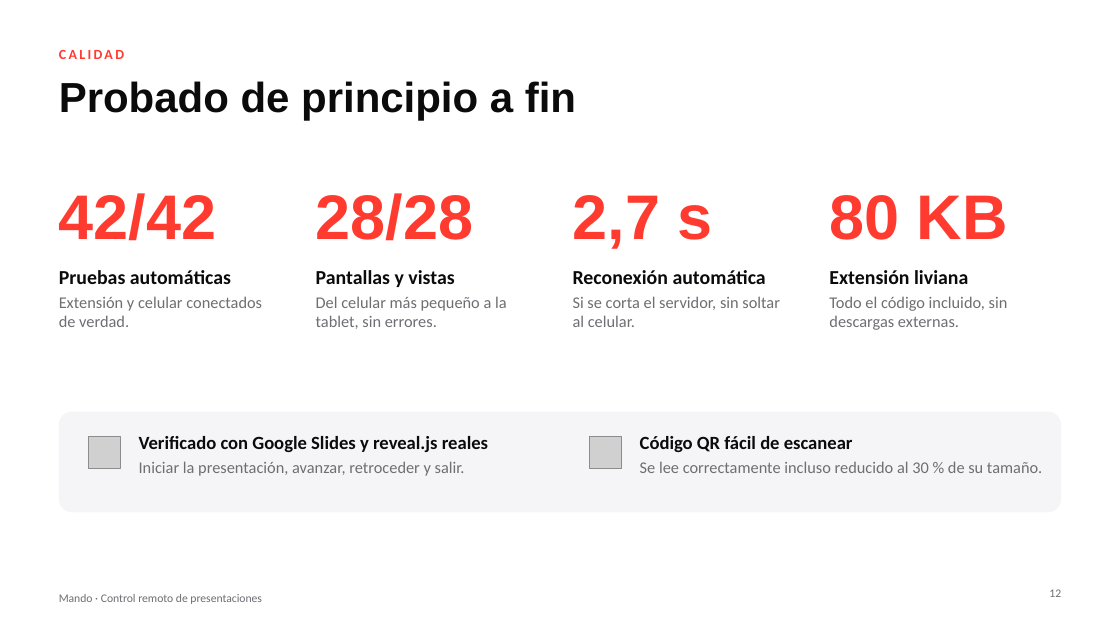
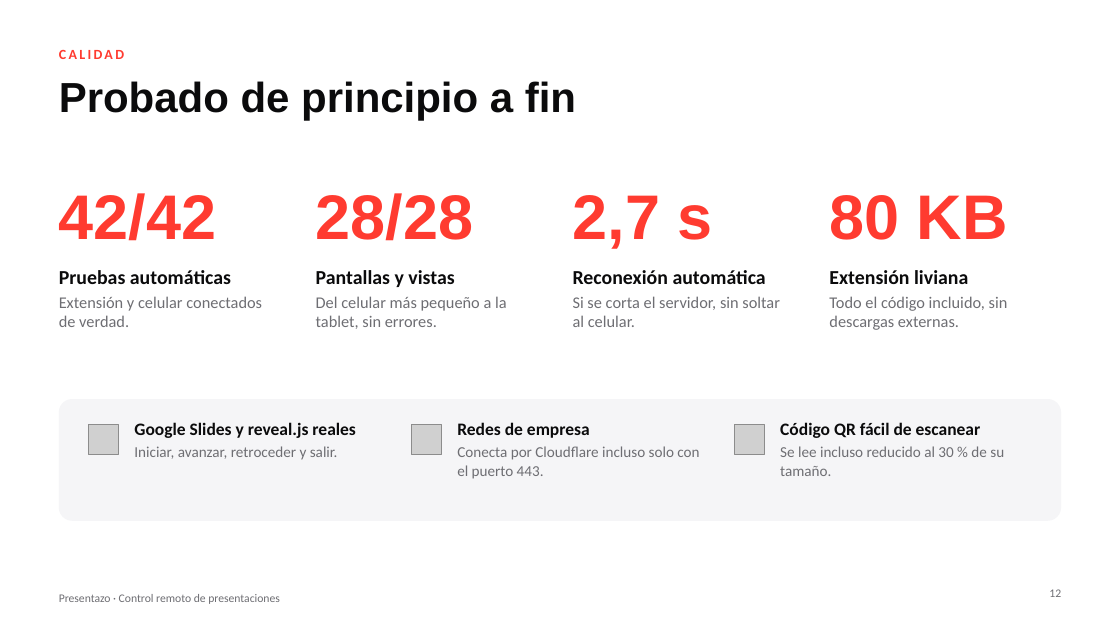
Before and after one commit to mjmc4498/mando, a slide deck: slide 12 of presentacion/mando.pptx. Drawn at 1120x630 pixels with LibreOffice and Linux fonts; fonts in the diff are those of the drawing; grey boxes stand for pictures. Boxes give left, top, right and bottom in pixels: in the first picture for what was removed or moved away, otherwise in the second. Text is boxed around its words. In the diff, an @@ line names an element or a change of style, - is before the commit and + after.

```diff
--- a/presentacion/mando.pptx
+++ b/presentacion/mando.pptx
@@ rounded rectangle: place and size @@
-rounded rectangle at bbox=[59, 412, 1061, 513]
+rounded rectangle at bbox=[59, 399, 1061, 521]
@@ rounded rectangle at bbox=[59, 399, 1061, 521]: proportions changed @@
@@ text "Código QR fácil de escanear": place and size @@
-text "Código QR fácil de escanear" at bbox=[640, 436, 1042, 473]
+text "Código QR fácil de escanear" at bbox=[780, 422, 1004, 476]
@@ picture: place and size @@
-picture at bbox=[88, 437, 120, 469]
+picture at bbox=[88, 424, 118, 455]
@@ text at bbox=[134, 422, 356, 460]: text changed; size 14 to 13 pt @@
-Verificado con Google Slides y reveal.js reales
-Iniciar la presentación, avanzar, retroceder y salir.
+Google Slides y reveal.js reales
+Iniciar, avanzar, retroceder y salir.
@@ picture: place and size @@
-picture at bbox=[590, 437, 622, 469]
+picture at bbox=[411, 424, 441, 455]
@@ text added at bbox=[457, 422, 699, 479], 13 pt, text #6E6E73 @@
+Redes de empresa
+Conecta por Cloudflare incluso solo con el puerto 443.
@@ picture added at bbox=[734, 424, 765, 455] @@
@@ text at bbox=[780, 446, 1004, 476]: text changed; size 14 to 13 pt @@
-Se lee correctamente incluso reducido al 30 % de su tamaño.
+Se lee incluso reducido al 30 % de su tamaño.
@@ text at bbox=[780, 422, 981, 438]: size 16 to 15 pt in "Código QR fácil de escanear" @@
@@ text at bbox=[59, 594, 280, 604]: text changed @@
-Mando · Control remoto de presentaciones
+Presentazo · Control remoto de presentaciones
```
Also in this commit, not shown: 13 other slides changed, 1 other file.
